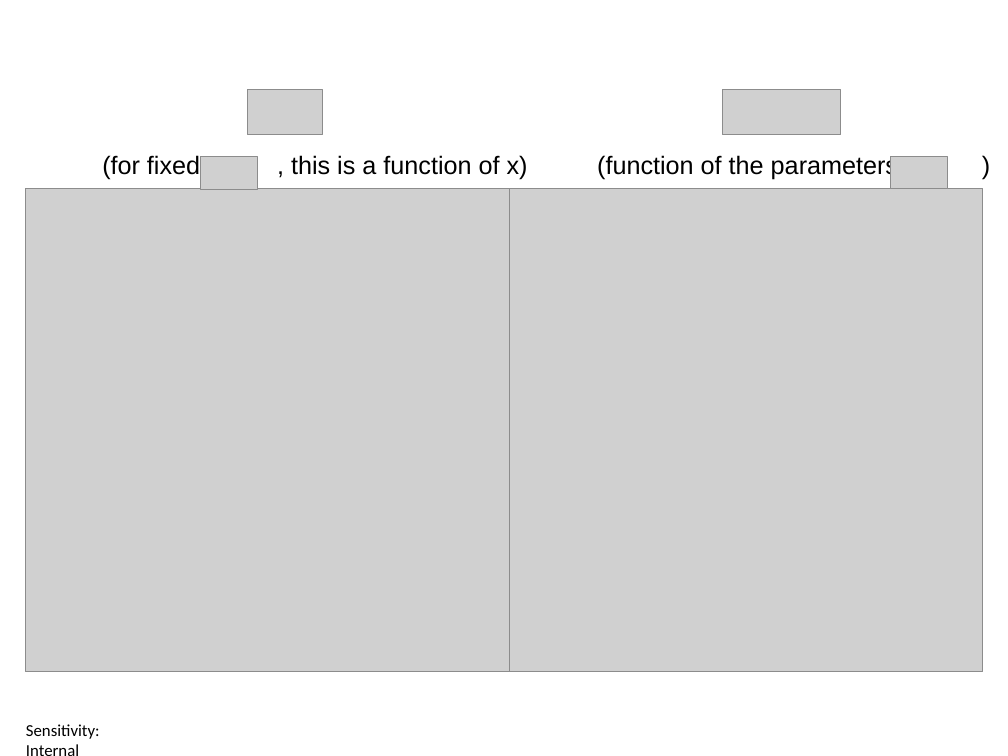
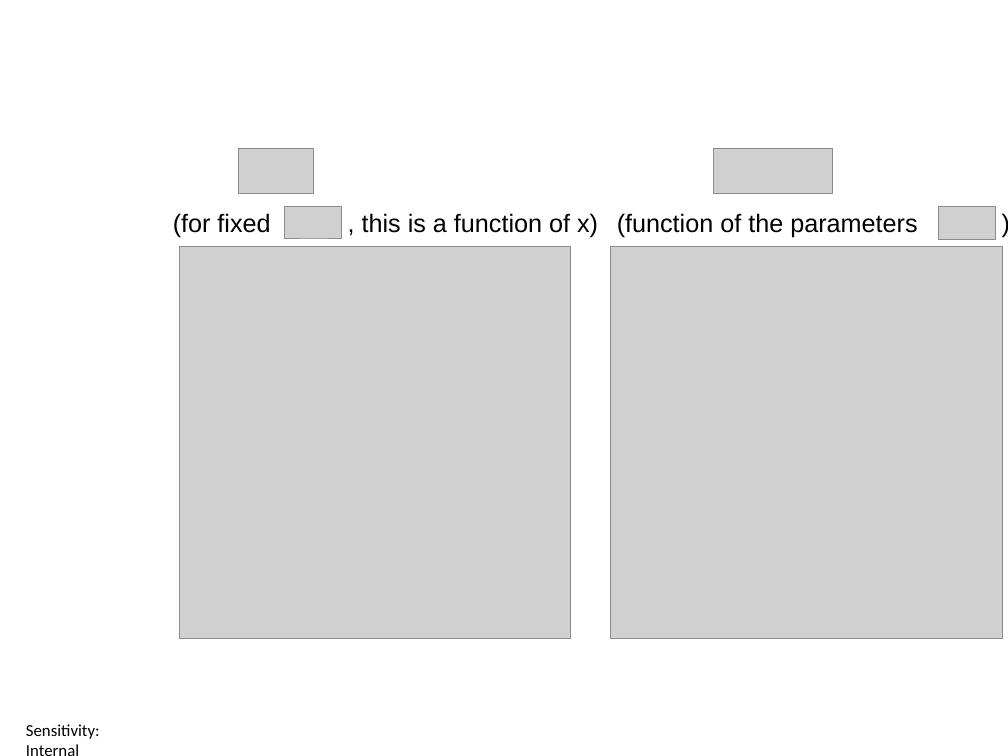
Before and after one commit to ctsallis/frontiers_in_ai_and_data_science, a slide deck: slide 23 of content/Lectures/Semester 1/Week 5/1 Lecture/1.5 Regression Problems (Lecture).pptx. Drawn at 1008x756 pixels with LibreOffice and Linux fonts; fonts in the diff are those of the drawing; grey boxes stand for pictures; background and template pictures are left out. Boxes give left, top, right and bottom in pixels: in the first picture for what was removed or moved away, otherwise in the second. Text is boxed around its words. In the diff, an @@ line names an element or a change of style, - is before the commit and + after.

```diff
--- a/content/Lectures/Semester 1/Week 5/1 Lecture/1.5 Regression Problems (Lecture).pptx
+++ b/content/Lectures/Semester 1/Week 5/1 Lecture/1.5 Regression Problems (Lecture).pptx
@@ picture: place and size @@
-picture at (247, 90, 322, 135)
+picture at (239, 148, 313, 194)
@@ picture: place and size @@
-picture at (722, 90, 841, 135)
+picture at (714, 148, 833, 194)
@@ text "(for fixed , this is ...": place and size @@
-text "(for fixed , this is ..." at (102, 155, 528, 179)
+text "(for fixed , this is ..." at (173, 213, 598, 238)
@@ picture: place and size @@
-picture at (201, 157, 258, 190)
+picture at (284, 207, 342, 239)
@@ text "(function of the parameters )": place and size @@
-text "(function of the parameters )" at (597, 155, 898, 179)
+text "(function of the parameters )" at (617, 213, 917, 238)
@@ picture: place and size @@
-picture at (891, 157, 948, 190)
+picture at (938, 207, 995, 239)
@@ picture: place and size @@
-picture at (25, 188, 509, 672)
+picture at (179, 247, 571, 638)
@@ picture: place and size @@
-picture at (499, 188, 983, 672)
+picture at (611, 247, 1002, 638)
```
Also in this commit, not shown: 10 other slides changed, 2 other files.
